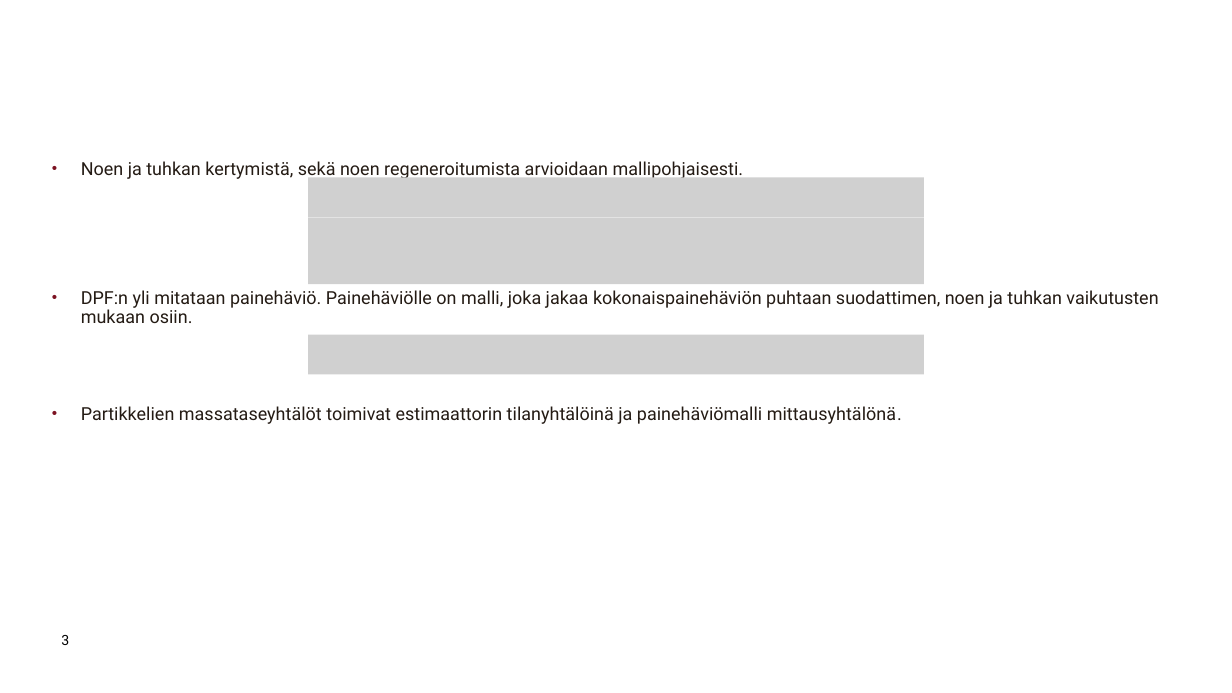
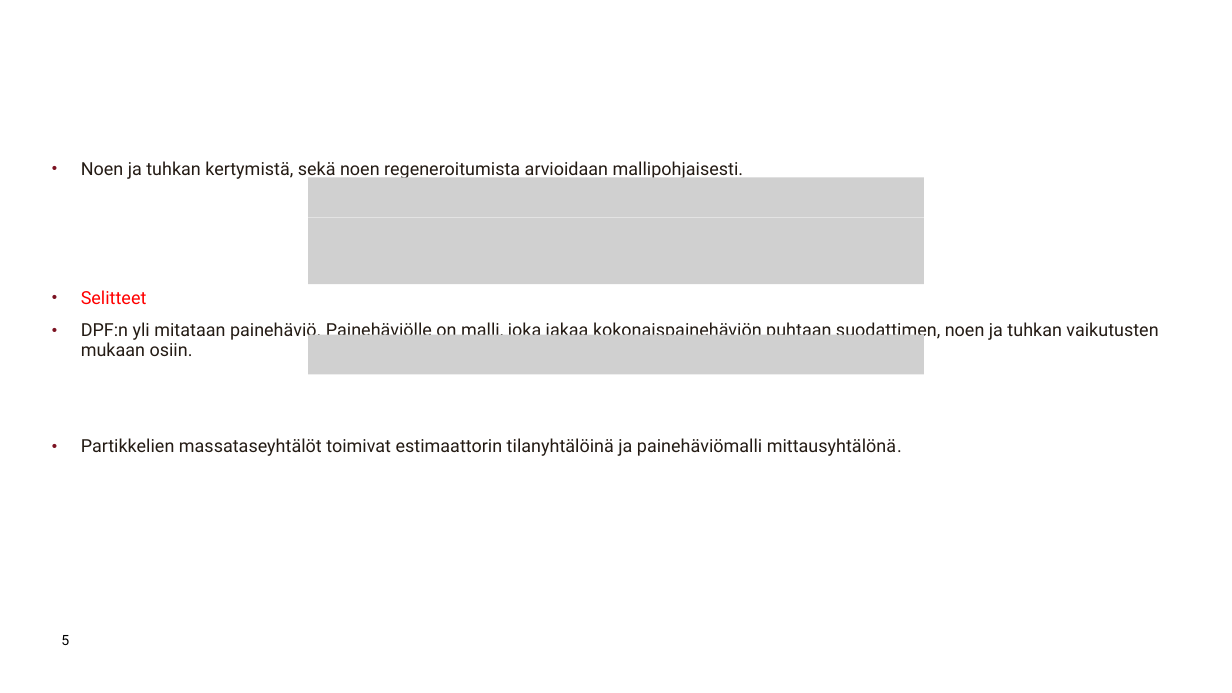
Before and after one commit to sheriffraato/diplomityo, a slide deck: slide 5 of Tutkimuskysymysesittely.pptx (slide 3 before the commit). Drawn at 1232x693 pixels with LibreOffice and Linux fonts; fonts in the diff are those of the drawing; grey boxes stand for pictures; background and template pictures are left out. Boxes give left, top, right and bottom in pixels: in the first picture for what was removed or moved away, otherwise in the second. Text is boxed around its words. In the diff, an @@ line names an element or a change of style, - is before the commit and + after.

```diff
--- a/Tutkimuskysymysesittely.pptx
+++ b/Tutkimuskysymysesittely.pptx
@@ text at [81, 290, 147, 304]: paragraph added @@
+• Selitteet
@@ page number at [61, 635, 69, 645]: text changed @@
-3
+5
```
Also in this commit, not shown: 2 other slides changed, 1 slide added, 2 other files.
